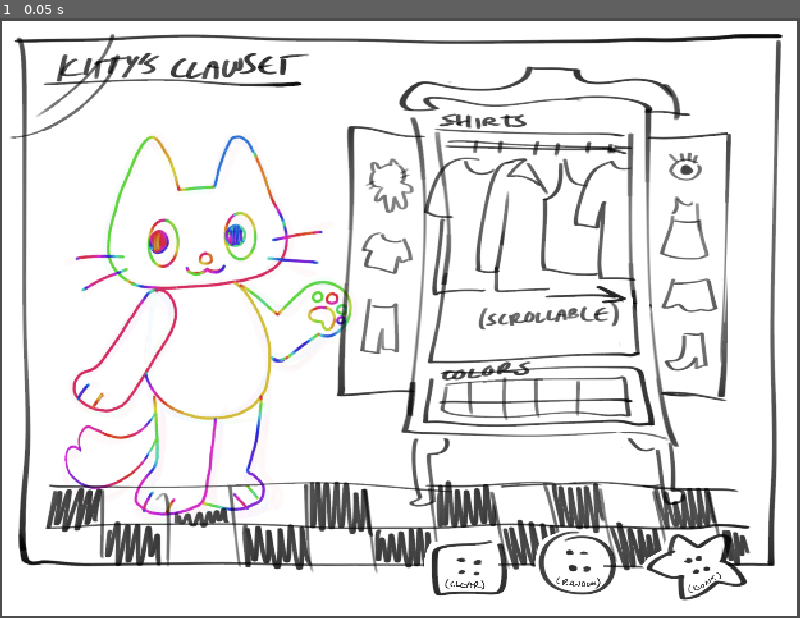
Above: before the commit, frame 1.
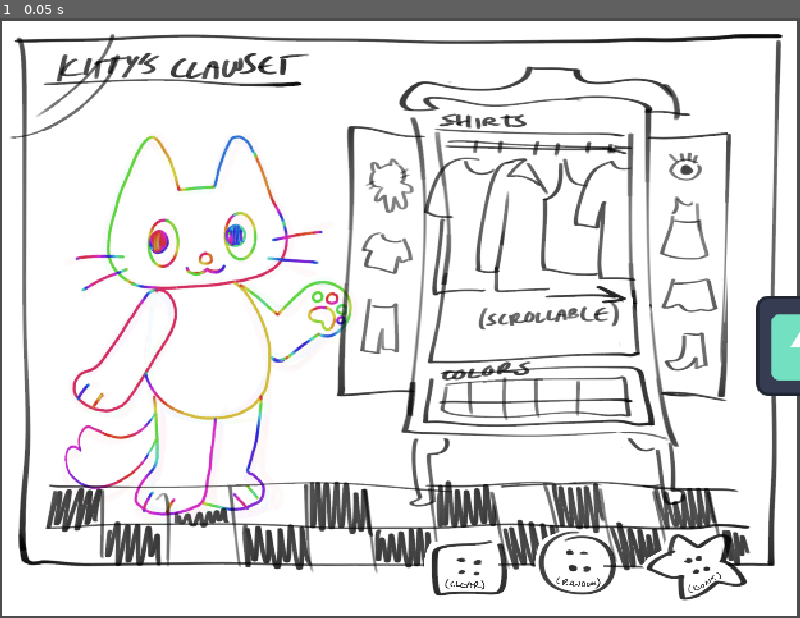
Above: after the commit, the same moment.

Repository: klon0a/girlsgame
Game: Godot game, scene res://main.tscn
The game is run twice, just before and just after one commit, with the same random seed, the same clock (stepped at 60 frames per second) and the same inputs. The project has no main scene, so this scene is started directly. The engine's default icon, where the game draws it, is replaced by a stand-in: a white triangle on a blue panel in a dark square.
Inputs:
- Up to frame 1 (0.05 s): no input

The runs differ from the first frame. In frame 1, 0.9% of the frame differs, in the area x 94-100%, y 46-63%.

Commit message:
add recolor shader, basic classes

Diff:
--- /dev/null
+++ b/closet_scroll.gd
@@ -0,0 +1,2 @@
+extends ScrollContainer
+class_name ClosetScroll
--- /dev/null
+++ b/kitty.gd
@@ -0,0 +1,2 @@
+extends Node2D
+class_name Kitty
--- a/main.tscn
+++ b/main.tscn
@@ -1,6 +1,19 @@
-[gd_scene load_steps=2 format=3 uid="uid://dl6klrmnq36k7"]
+[gd_scene load_steps=8 format=3 uid="uid://dl6klrmnq36k7"]
 
 [ext_resource type="Texture2D" uid="uid://725v5mub0h7y" path="res://UI + Sprites/ui-mockup.png" id="1_ig7tw"]
+[ext_resource type="Script" uid="uid://codila2y246ek" path="res://kitty.gd" id="2_0xm2m"]
+[ext_resource type="Script" uid="uid://c2l851gwr26t8" path="res://closet_scroll.gd" id="2_h2yge"]
+[ext_resource type="Shader" uid="uid://da1p57i6u6pl5" path="res://recolor.gdshader" id="4_lquwl"]
+[ext_resource type="Texture2D" uid="uid://56eis13n6i4a" path="res://icon.svg" id="5_7mycd"]
+
+[sub_resource type="RectangleShape2D" id="RectangleShape2D_272bh"]
+size = Vector2(615.288, 978.988)
+
+[sub_resource type="ShaderMaterial" id="ShaderMaterial_5vw27"]
+shader = ExtResource("4_lquwl")
+shader_parameter/from = Color(0.278431, 0.54902, 0.74902, 1)
+shader_parameter/to = Color(0.447038, 0.878595, 0.757865, 1)
+shader_parameter/tolerance = 0.157
 
 [node name="Main" type="Node2D"]
 
@@ -8,3 +21,34 @@
 position = Vector2(510.295, 383.25)
 scale = Vector2(0.508705, 0.507667)
 texture = ExtResource("1_ig7tw")
+
+[node name="ClosetScroll" type="ScrollContainer" parent="."]
+offset_left = 552.0
+offset_top = 158.0
+offset_right = 823.0
+offset_bottom = 439.0
+size_flags_horizontal = 3
+size_flags_vertical = 3
+script = ExtResource("2_h2yge")
+
+[node name="HBoxContainer" type="HBoxContainer" parent="ClosetScroll"]
+layout_mode = 2
+
+[node name="CoatHanger" type="Control" parent="ClosetScroll/HBoxContainer"]
+layout_mode = 2
+
+[node name="Kitty" type="Node2D" parent="."]
+position = Vector2(293, 424)
+scale = Vector2(0.508705, 0.507667)
+script = ExtResource("2_0xm2m")
+
+[node name="Area2D" type="Area2D" parent="Kitty"]
+
+[node name="CollisionShape2D" type="CollisionShape2D" parent="Kitty/Area2D"]
+position = Vector2(-73.7167, -67.958)
+shape = SubResource("RectangleShape2D_272bh")
+
+[node name="Icon" type="Sprite2D" parent="."]
+material = SubResource("ShaderMaterial_5vw27")
+position = Vector2(1031, 419)
+texture = ExtResource("5_7mycd")
--- /dev/null
+++ b/recolor.gdshader
@@ -0,0 +1,56 @@
+// https://godotshaders.com/shader/color-swap-with-hue-variation-preservation
+shader_type canvas_item;
+
+// How to use:
+// 1) Store the initial color in `from`
+// 2) Store the target color in `to`
+// 3) Adjust tolerance to grab a range of hues or set to 0 for exact match
+
+uniform vec4 from : source_color;
+uniform vec4 to : source_color;
+uniform float tolerance: hint_range(0.0, 1.0);
+
+
+
+// Color space conversion from https://godotshaders.com/shader/color-range-swap/
+vec3 rgb2hsv(vec3 c)
+{
+    vec4 K = vec4(0.0, -1.0 / 3.0, 2.0 / 3.0, -1.0);
+    vec4 p = mix(vec4(c.bg, K.wz), vec4(c.gb, K.xy), step(c.b, c.g));
+    vec4 q = mix(vec4(p.xyw, c.r), vec4(c.r, p.yzx), step(p.x, c.r));
+
+    float d = q.x - min(q.w, q.y);
+    float e = 1.0e-10;
+    return vec3(abs(q.z + (q.w - q.y) / (6.0 * d + e)), d / (q.x + e), q.x);
+}
+
+// All components are in the range [0…1], including hue.
+vec3 hsv2rgb(vec3 c)
+{
+    vec4 K = vec4(1.0, 2.0 / 3.0, 1.0 / 3.0, 3.0);
+    vec3 p = abs(fract(c.xxx + K.xyz) * 6.0 - K.www);
+    return c.z * mix(K.xxx, clamp(p - K.xxx, 0.0, 1.0), c.y);
+}
+
+
+void fragment()
+{
+	// we usually want more granularity the closer we are to the original color
+	float _tol = tolerance * tolerance;
+
+	vec4 tex = texture(TEXTURE, UV);
+	vec3 source_hsv = rgb2hsv(tex.rgb);
+	vec3 initial_hsv = rgb2hsv(from.rgb);
+	vec3 hsv_shift = rgb2hsv(to.rgb) - initial_hsv;
+
+	float hue = initial_hsv.r;
+
+	// the .r here represents HUE, .g is SATURATION, .b is LUMINANCE
+	if (hue - source_hsv.r >= -_tol && hue - source_hsv.r <= +_tol)
+	{
+		vec3 final_hsv = source_hsv + hsv_shift;
+		tex.rgb = hsv2rgb(final_hsv);
+	}
+
+	COLOR = tex;
+}
Not shown, added: closet_scroll.gd.uid
Not shown, added: kitty.gd.uid
Not shown, added: recolor.gdshader.uid
